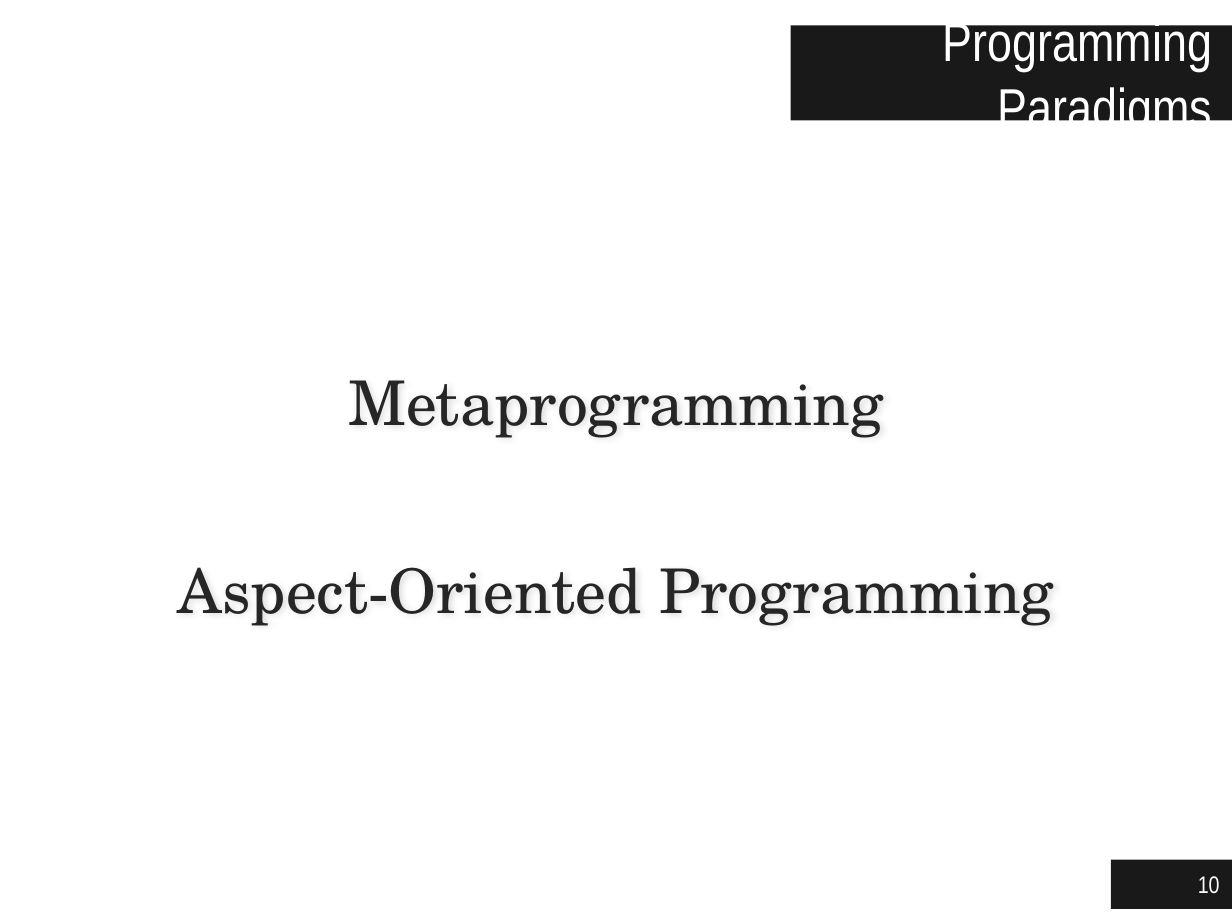
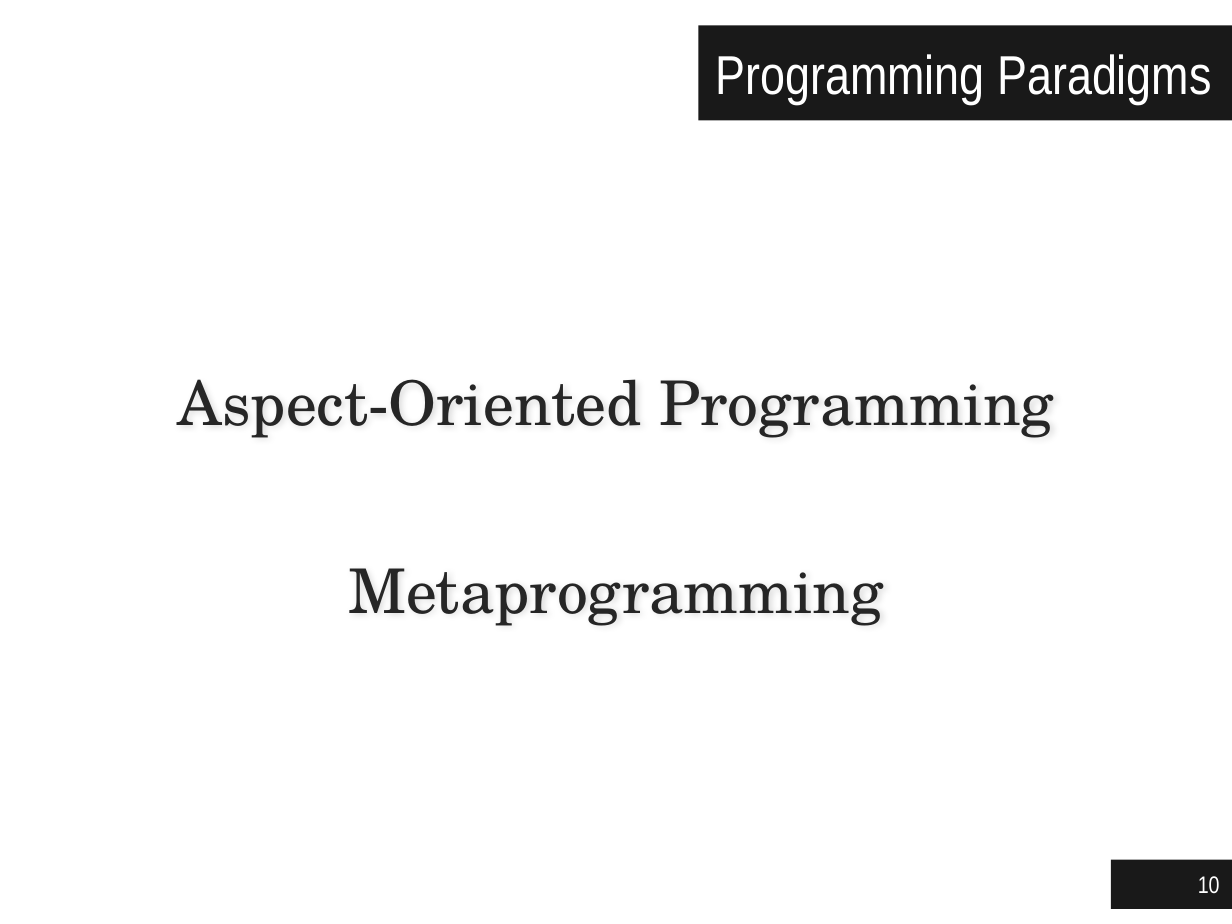
Before and after one commit to jgradim/thesis, a slide deck: slide 10 of presentations/jgradim-presentation.pptx. Drawn at 1232x924 pixels with LibreOffice and Linux fonts; fonts in the diff are those of the drawing. Boxes give left, top, right and bottom in pixels: in the first picture for what was removed or moved away, otherwise in the second. Text is boxed around its words. In the diff, an @@ line names an element or a change of style, - is before the commit and + after.

```diff
--- a/presentations/jgradim-presentation.pptx
+++ b/presentations/jgradim-presentation.pptx
@@ title "Programming Paradigms": place and size @@
-title "Programming Paradigms" at bbox=[791, 26, 1232, 121]
+title "Programming Paradigms" at bbox=[699, 26, 1232, 121]
@@ text at bbox=[178, 379, 1054, 438]: paragraph added @@
+Aspect-Oriented Programming
@@ text at bbox=[178, 567, 1054, 626]: paragraph removed @@
-Aspect-Oriented Programming
```
Also in this commit, not shown: 22 other slides changed, 7 slides added, 2 slides removed.
